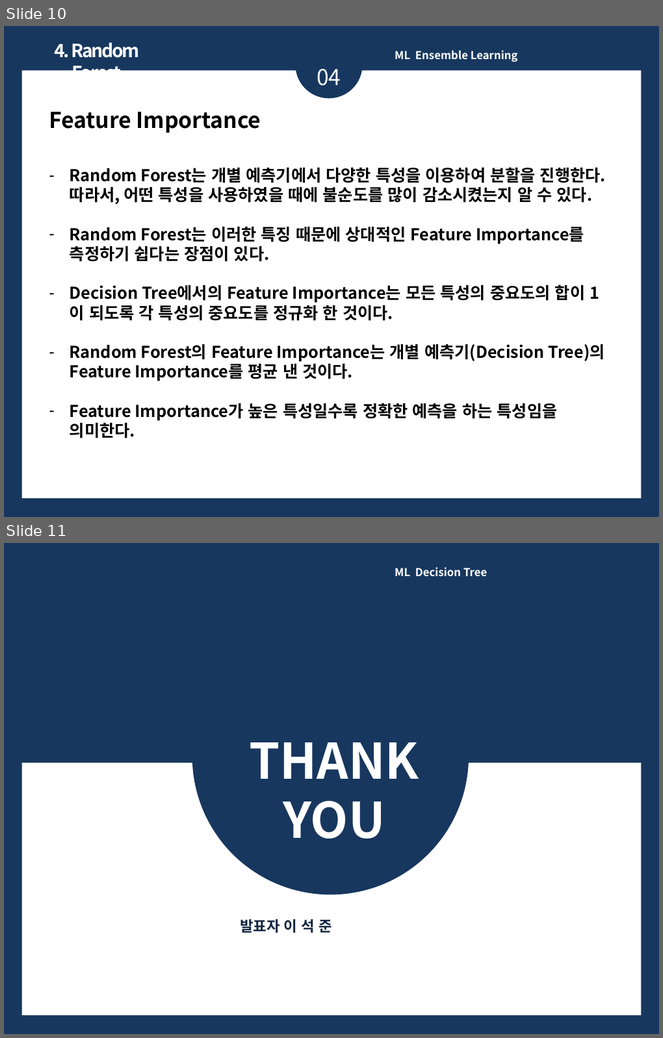
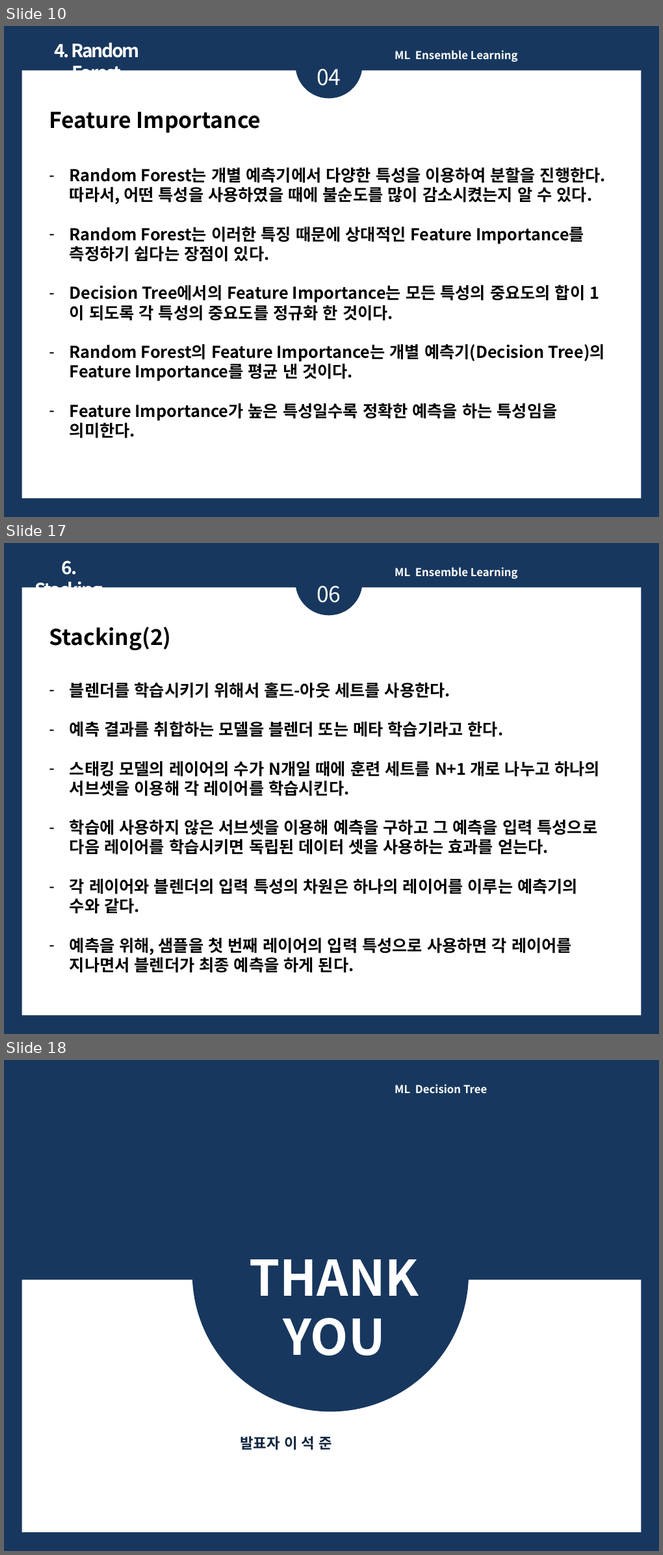
Before and after one commit to ykykyk112/machine_learning, a slide deck: ML_Algorithm_Review/Ensemble_Learning_Review.pptx. Shown one above the other, each under a label of ours: slides 10 and 11 before the commit, slides 10, 17 and 18 after it; the slides between them are not shown. The pictures are 663x1038 and 663x1555 pixels, drawn with LibreOffice and Linux fonts; fonts in the diff are those of the drawing. Boxes give left, top, right and bottom in pixels: in the first picture for what was removed or moved away, otherwise in the second. Text is boxed around its words. In the diff, an @@ line names an element or a change of style, - is before the commit and + after.

Commit message:
2021.02.12 Ensemble Learning Review File 추가
- Boosting
- AdaBoost
- Gradient Boosting
- Stacking

```diff
--- a/ML_Algorithm_Review/Ensemble_Learning_Review.pptx
+++ b/ML_Algorithm_Review/Ensemble_Learning_Review.pptx
@@ slide 17 added at (4, 543, 659, 1034), background #17375E @@
@@ text added at (35, 561, 103, 588), 20 pt, text #FFFFFF, bold @@
+6. Stacking
@@ ellipse added at (296, 548, 362, 615), fill #17375E @@
@@ text added at (395, 567, 518, 579), 12 pt, text #FFFFFF, bold @@
+ML Ensemble Learning
@@ rectangle added at (22, 588, 642, 1016), fill #FFFFFF @@
@@ text added at (317, 586, 341, 603), 24 pt, text #FFFFFF @@
+06
@@ text added at (49, 627, 600, 973), 18 pt, text #000000, bold @@
+Stacking(2)
+– 블렌더를 학습시키기 위해서 홀드-아웃 세트를 사용한다.
+– 예측 결과를 취합하는 모델을 블렌더 또는 메타 학습기라고 한다.
+– 스태킹 모델의 레이어의 수가 N개일 때에 훈련 세트를 N+1 개로 나누고 하나의 서브셋을 이용해 각 레이어를 학습시킨다.
+– 학습에 사용하지 않은 서브셋을 이용해 예측을 구하고 그 예측을 입력 특성으로 다음 레이어를 학습시키면 독립된 데이터 셋을 사용하는 효과를 얻는다.
+– 각 레이어와 블렌더의 입력 특성의 차원은 하나의 레이어를 이루는 예측기의 수와 같다.
+– 예측을 위해, 샘플을 첫 번째 레이어의 입력 특성으로 사용하면 각 레이어를 지나면서 블렌더가 최종 예측을 하게 된다.
@@ what was slide 11 is now slide 18 @@
```
Also in this commit, not shown: 2 slides changed, 6 other slides added.
